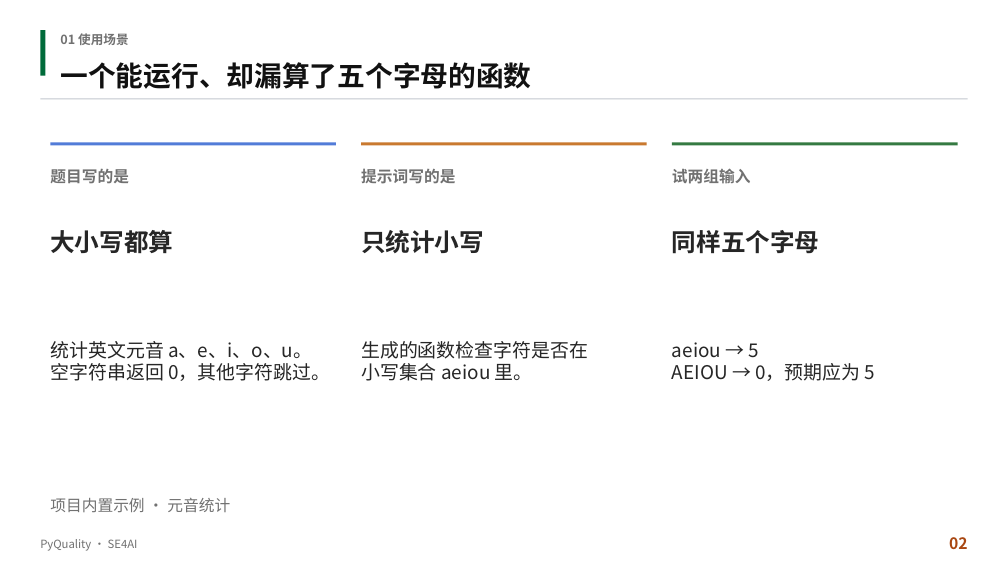
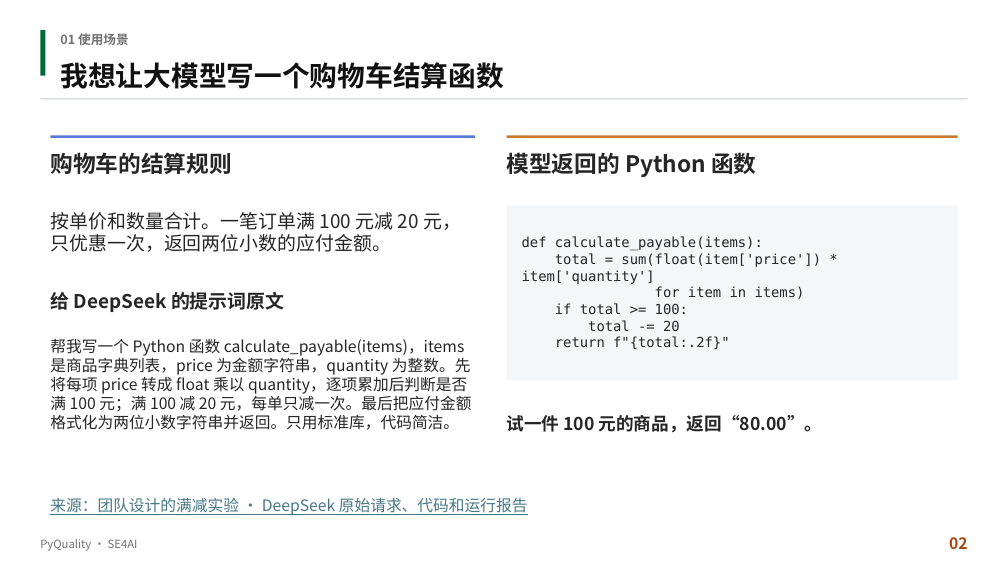
Before and after one commit to aCuttlefish/PyQuality, a slide deck: slide 2 of course-delivery/docs/汇报与实机演示/PyQuality_终期汇报.pptx. Drawn at 1008x567 pixels with LibreOffice and Linux fonts; fonts in the diff are those of the drawing. Boxes give left, top, right and bottom in pixels: in the first picture for what was removed or moved away, otherwise in the second. Text is boxed around its words. In the diff, an @@ line names an element or a change of style, - is before the commit and + after.

```diff
--- a/course-delivery/docs/汇报与实机演示/PyQuality_终期汇报.pptx
+++ b/course-delivery/docs/汇报与实机演示/PyQuality_终期汇报.pptx
@@ text at (x1=60, y1=62, x2=503, y2=89): text changed @@
-一个能运行、却漏算了五个字母的函数
+我想让大模型写一个购物车结算函数
@@ rectangle resized from (x1=50, y1=142, x2=336, y2=145) to (x1=50, y1=135, x2=475, y2=138) @@
@@ rectangle removed at (x1=361, y1=142, x2=646, y2=145) @@
@@ rectangle added at (x1=507, y1=135, x2=958, y2=138), fill #C9792F @@
@@ rectangle removed at (x1=672, y1=142, x2=957, y2=145) @@
@@ text at (x1=50, y1=152, x2=231, y2=174): text changed; size 29.2 to 27 pt @@
-大小写都算
+购物车的结算规则
@@ text removed at (x1=50, y1=169, x2=129, y2=183) @@
-题目写的是
@@ text removed at (x1=361, y1=169, x2=455, y2=184) @@
-提示词写的是
@@ text added at (x1=507, y1=152, x2=756, y2=177), 27 pt, text #262626, bold @@
+模型返回的 Python 函数
@@ rectangle added at (x1=507, y1=206, x2=958, y2=381), fill #F5F6F8 @@
@@ text at (x1=50, y1=212, x2=461, y2=252): text changed @@
-统计英文元音 a、e、i、o、u。
-空字符串返回 0，其他字符跳过。
+按单价和数量合计。一笔订单满 100 元减 20 元，只优惠一次，返回两位小数的应付金额。
@@ text removed at (x1=361, y1=230, x2=484, y2=254) @@
-只统计小写
@@ text added at (x1=522, y1=236, x2=821, y2=350), 16.5 pt, text #262626 @@
+def calculate_payable(items):
+total = sum(float(item['price']) * item['quantity']
+for item in items)
+if total >= 100:
+total -= 20
+return f"{total:.2f}"
@@ text removed at (x1=672, y1=230, x2=820, y2=254) @@
-同样五个字母
@@ text added at (x1=50, y1=292, x2=285, y2=312), 22.5 pt, text #262626, bold @@
+给 DeepSeek 的提示词原文
@@ text added at (x1=50, y1=339, x2=472, y2=430), 18.8 pt, text #262626 @@
+帮我写一个 Python 函数 calculate_payable(items)，items 是商品字典列表，price 为金额字符串，quantity 为整数。先将每项 price 转成 float 乘以 quantity，逐项累加后判断是否满 100 元；满 100 减 20 元，每单只减一次。最后把应付金额格式化为两位小数字符串并返回。只用标准库，代码简洁。
@@ text removed at (x1=361, y1=341, x2=588, y2=381) @@
-生成的函数检查字符是否在
-小写集合 aeiou 里。
@@ text removed at (x1=672, y1=342, x2=875, y2=381) @@
-aeiou → 5
-AEIOU → 0，预期应为 5
@@ text at (x1=507, y1=415, x2=823, y2=433): text changed; size 18.8 to 21 pt; text colour #717171 to #262626 @@
-试两组输入
+试一件 100 元的商品，返回“80.00”。
@@ text at (x1=50, y1=498, x2=528, y2=515): text changed; text colour #717171 to #467886 @@
-项目内置示例 · 元音统计
+来源：团队设计的满减实验 · DeepSeek 原始请求、代码和运行报告
```
Also in this commit, not shown: 4 other slides changed, 4 other files.
